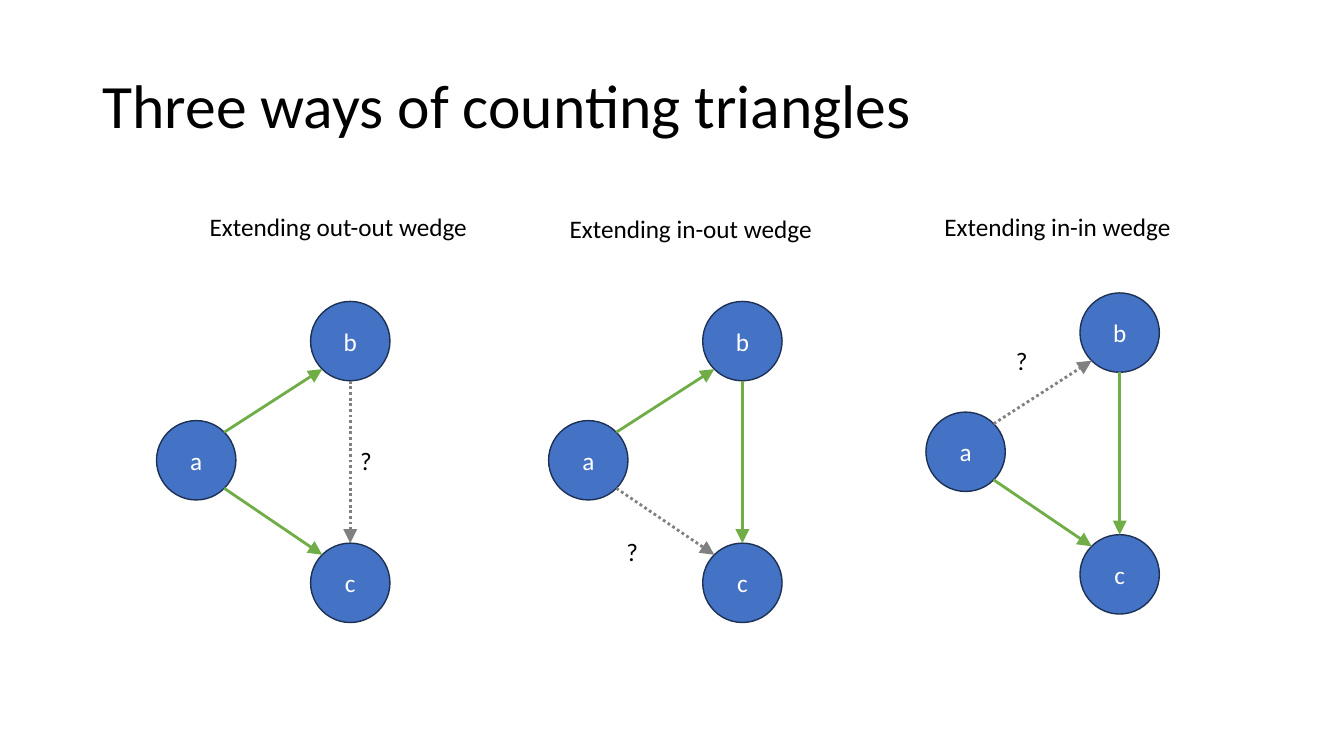
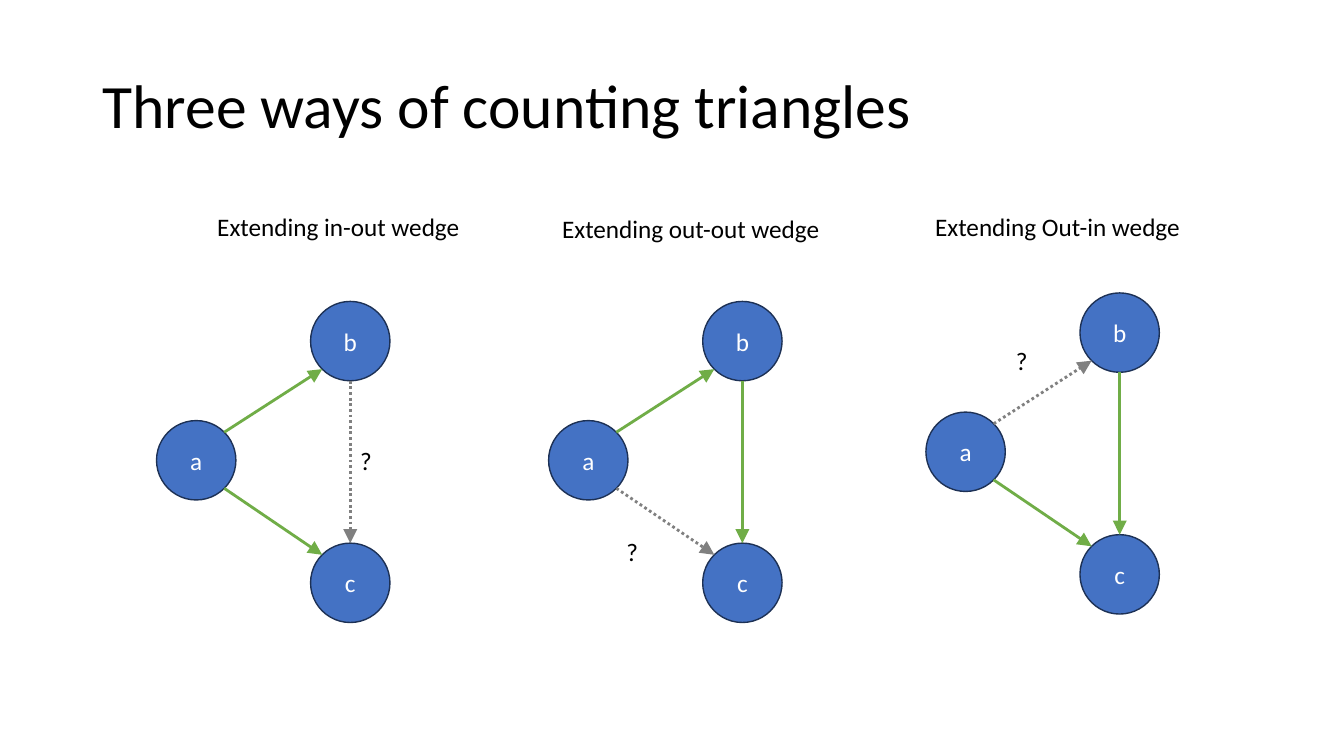
Before and after one commit to samwindels/gradco, a slide deck: slide 29 of presentation.pptx (slide 31 before the commit). Drawn at 1344x756 pixels with LibreOffice and Linux fonts; fonts in the diff are those of the drawing. Boxes give left, top, right and bottom in pixels: in the first picture for what was removed or moved away, otherwise in the second. Text is boxed around its words. In the diff, an @@ line names an element or a change of style, - is before the commit and + after.

```diff
--- a/presentation.pptx
+++ b/presentation.pptx
@@ text at (217,218,459,241): text changed @@
-Extending out-out wedge
+Extending in-out wedge
@@ text at (562,220,819,243): text changed @@
-Extending in-out wedge
+Extending out-out wedge
@@ text at (935,218,1180,241): text changed @@
-Extending in-in wedge
+Extending Out-in wedge
```
Also in this commit, not shown: 23 other slides changed, 2 slides added.
